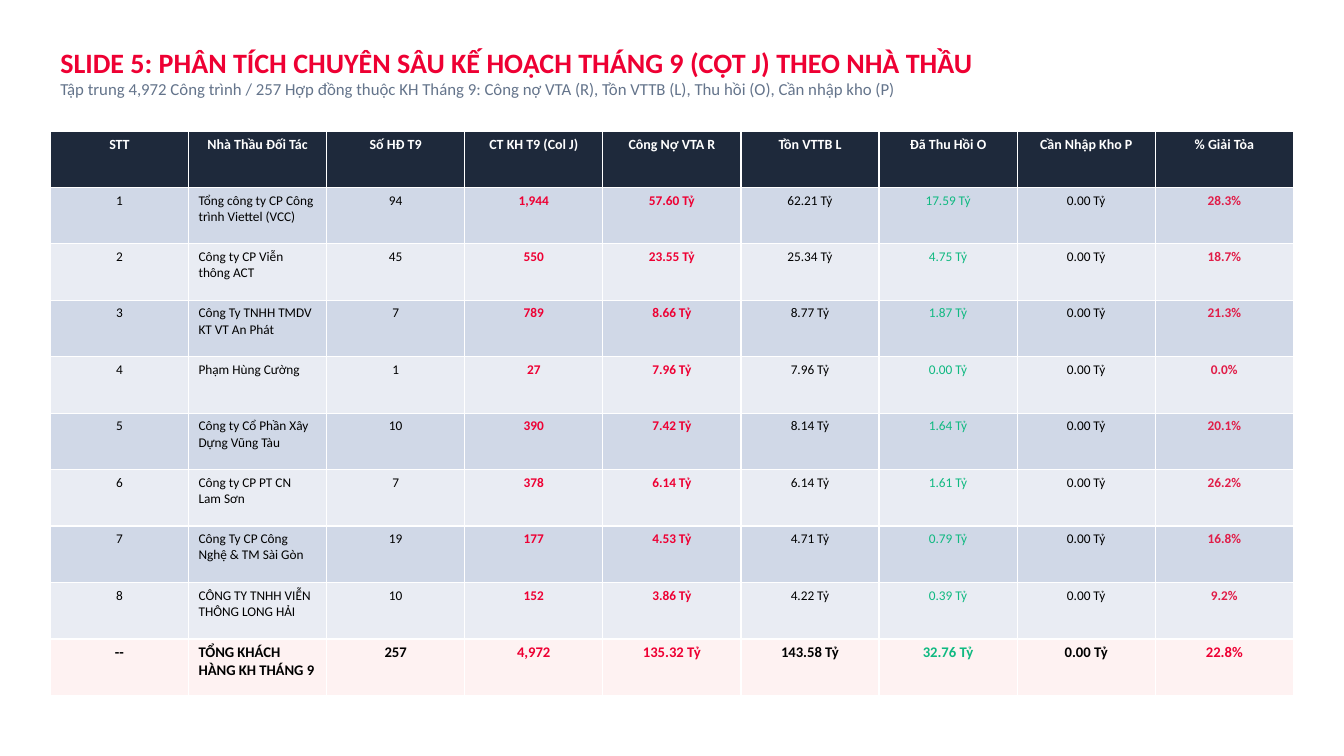
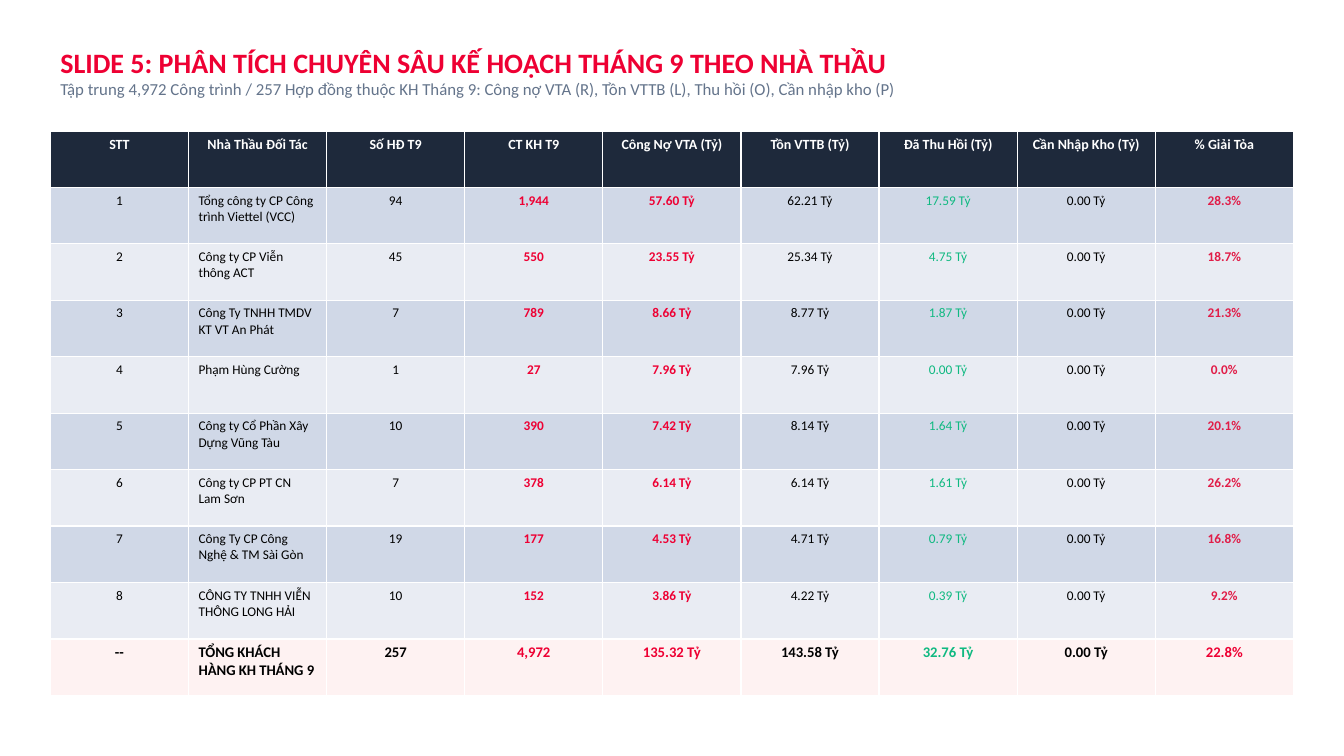
Before and after one commit to cuongph2/viettel-dashboard, a slide deck: slide 5 of Bao_Cao_Viettel_Cong_No_VTA_Slide.pptx. Drawn at 1344x756 pixels with LibreOffice and Linux fonts; fonts in the diff are those of the drawing. Boxes give left, top, right and bottom in pixels: in the first picture for what was removed or moved away, otherwise in the second. Text is boxed around its words. In the diff, an @@ line names an element or a change of style, - is before the commit and + after.

```diff
--- a/Bao_Cao_Viettel_Cong_No_VTA_Slide.pptx
+++ b/Bao_Cao_Viettel_Cong_No_VTA_Slide.pptx
@@ text at (60, 50, 886, 78): text changed @@
-SLIDE 5: PHÂN TÍCH CHUYÊN SÂU KẾ HOẠCH THÁNG 9 (CỘT J) THEO NHÀ THẦU
+SLIDE 5: PHÂN TÍCH CHUYÊN SÂU KẾ HOẠCH THÁNG 9 THEO NHÀ THẦU
@@ table at (50, 131, 1294, 696) @@
-row 1: STT | Nhà Thầu Đối Tác | Số HĐ T9 | CT KH T9 (Col J) | Công Nợ VTA R | Tồn VTTB L | Đã Thu Hồi O | Cần Nhập Kho P | % Giải Tỏa
+row 1: STT | Nhà Thầu Đối Tác | Số HĐ T9 | CT KH T9 | Công Nợ VTA (Tỷ) | Tồn VTTB (Tỷ) | Đã Thu Hồi (Tỷ) | Cần Nhập Kho (Tỷ) | % Giải Tỏa
```
Also in this commit, not shown: 1 other slide changed.
